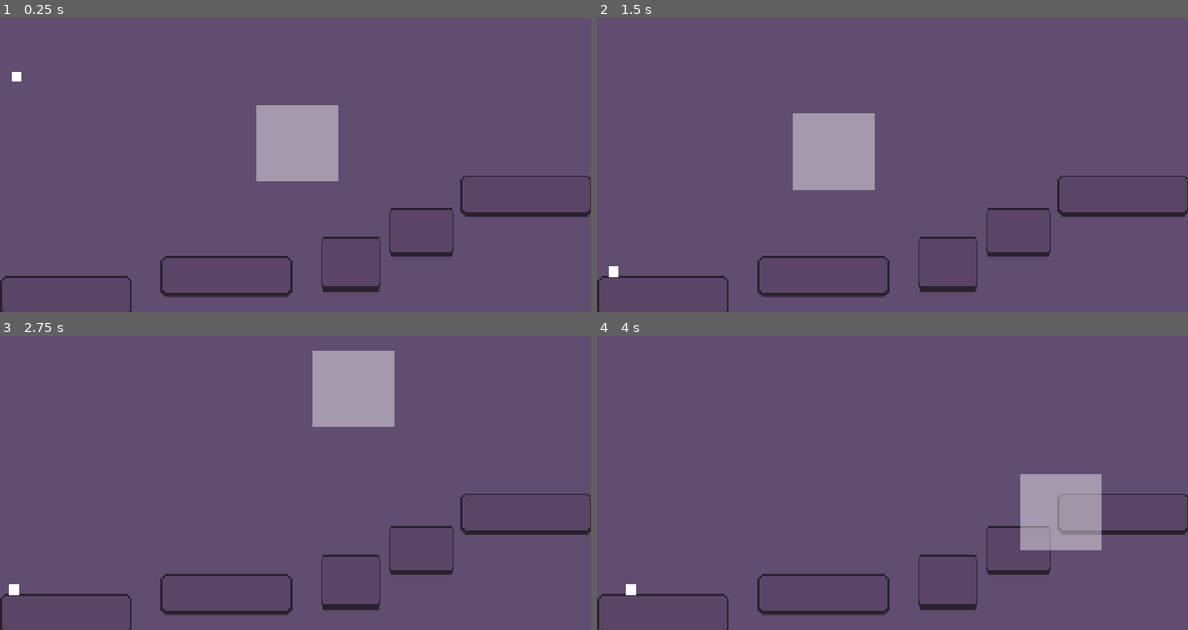
Above: before the commit, frames 1-4 (two rows, left to right).
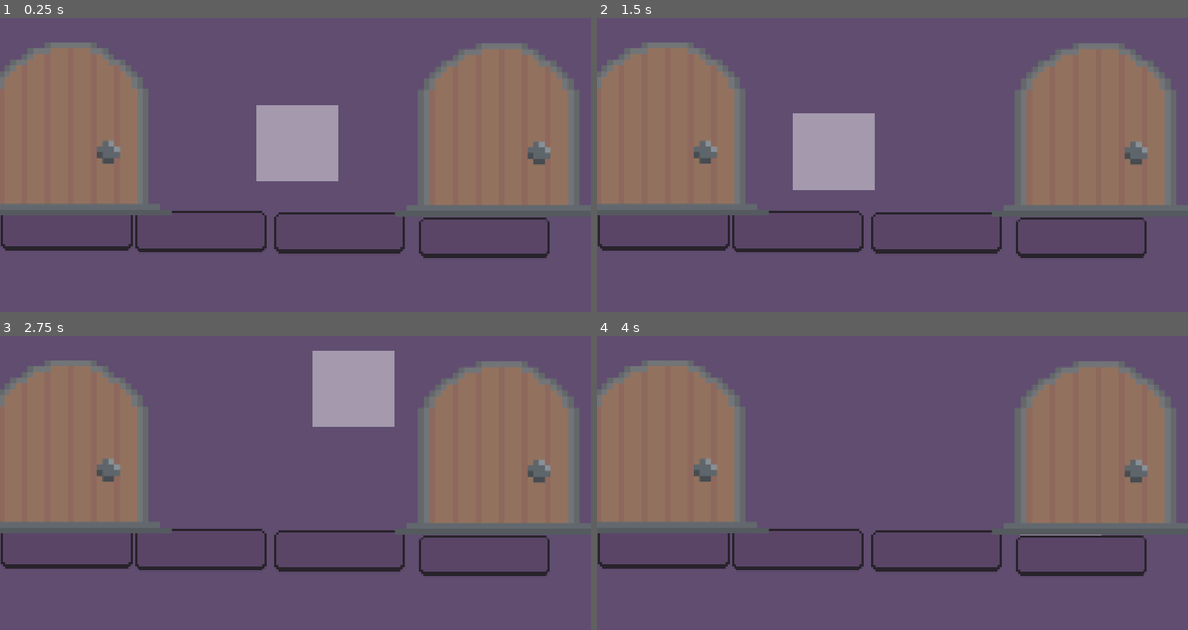
Above: after the commit, the same moments.

Repository: arrowira/dtj36
Game: Godot game, scene res://main.tscn
Same seed, same stepped clock (60 frames per second), same inputs: the game is played once before the commit and once after it.
Inputs (mouse positions are in pixels of both pictures, inside the frame that each line leads up to):
- Up to frame 1 (0.25 s): no input
- Up to frame 2 (1.5 s): move the mouse to (1022, 129) at 0.52 s; hold Up (up) from 0.53 s (still down); tap A (lt) at 0.6 s; move the mouse to (774, 162) at 1.27 s; tap D (rt) at 1.35 s
- Up to frame 3 (2.75 s): move the mouse to (354, 391) at 2.02 s; release Up (up) at 2.03 s; tap A (lt) at 2.1 s
- Up to frame 4 (4 s): move the mouse to (862, 530) at 2.77 s; hold Up (up) from 2.78 s (still down); tap D (rt) at 2.85 s; move the mouse to (1069, 512) at 3.52 s; tap A (lt) at 3.6 s

The runs differ from the first frame. In frame 1, 31% of the frame differs, in the area x 0-100%, y 8-100%; in frame 2, 31%; in frame 3, 31%; in frame 4, 32%.

Commit message:
main scene loads a dynamic level

Diff:
--- /dev/null
+++ b/dtj-36-proj/level_loader.gd
@@ -0,0 +1,6 @@
+extends Node2D
+
+func _ready() -> void:
+	var levObjs = load("res://levels/level%d.tscn" % 2).instantiate()
+	print(levObjs)
+	add_child(levObjs)
--- a/dtj-36-proj/main.tscn
+++ b/dtj-36-proj/main.tscn
@@ -1,12 +1,10 @@
 [gd_scene load_steps=4 format=3 uid="uid://b1updismjircn"]
 
-[ext_resource type="PackedScene" uid="uid://cwkw5g3he2aqk" path="res://levels/level1.tscn" id="1_h2yge"]
 [ext_resource type="PackedScene" uid="uid://5tqpows1qqfn" path="res://player.tscn" id="1_ig7tw"]
 [ext_resource type="PackedScene" uid="uid://v4ilviyh6btm" path="res://spot_light.tscn" id="2_0xm2m"]
+[ext_resource type="Script" uid="uid://gtdajl04d82r" path="res://level_loader.gd" id="3_h2yge"]
 
 [node name="main" type="Node2D"]
-
-[node name="level-objs" parent="." instance=ExtResource("1_h2yge")]
 
 [node name="player" parent="." instance=ExtResource("1_ig7tw")]
 position = Vector2(32, 132)
@@ -14,3 +12,6 @@
 [node name="spotLight" parent="." instance=ExtResource("2_0xm2m")]
 modulate = Color(1, 1, 1, 0.42745098)
 position = Vector2(585, 317)
+
+[node name="levelLoader" type="Node2D" parent="."]
+script = ExtResource("3_h2yge")
Not shown, added: dtj-36-proj/level_loader.gd.uid
